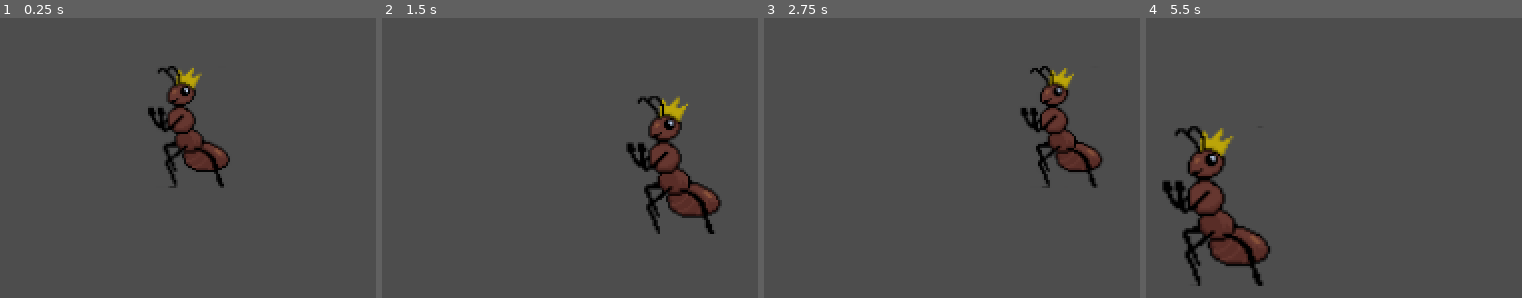
Above: before the commit, frames 1-4 (left to right).
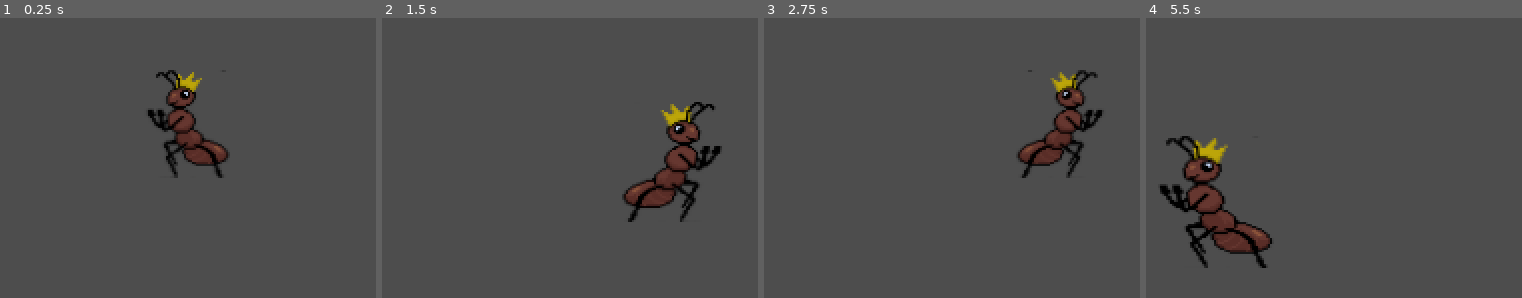
Above: after the commit, the same moments.

Repository: OsmanAlec/Anterric
Game: Godot game, scene res://scenes/player.tscn
The game is run twice, just before and just after one commit, with the same random seed, the same clock (stepped at 60 frames per second) and the same inputs.
Inputs (mouse positions are in pixels of both pictures, inside the frame that each line leads up to):
- Up to frame 1 (0.25 s): no input
- Up to frame 2 (1.5 s): tap Enter (ui_accept) at 0.5, 0.77 s; move the mouse to (outside the picture) at 0.52 s; hold Right (ui_right) 0.53-1.28 s; tap Space (dash) at 0.6 s; move the mouse to (outside the picture) at 1.27 s; hold Down (ui_down) from 1.28 s (still down); click (outside the picture) at 1.35 s
- Up to frame 3 (2.75 s): tap Enter (ui_accept) at 1.52 s; move the mouse to (outside the picture) at 2.02 s; release Down (ui_down) at 2.03 s; hold Right (ui_right) from 2.03 s (still down); tap Space (dash) at 2.1 s
- Up to frame 4 (5.5 s): move the mouse to (1270, 191) at 2.77 s; release Right (ui_right) at 2.78 s; hold Up (ui_up) 2.78-3.53 s; click (1270, 191) at 2.85 s; tap Enter (ui_accept) at 3.02, 3.77, 4.52, 5 s; move the mouse to (outside the picture) at 3.52 s; hold Left (ui_left) 3.53-5.03 s; tap Space (dash) at 3.6, 5.1 s; move the mouse to (outside the picture) at 4.27 s; click (outside the picture) at 4.35 s; move the mouse to (1397, 48) at 5.02 s; hold Down (ui_down) from 5.03 s (still down)

The runs differ from the first frame. In frame 1, 2.1% of the frame differs, in the area x 39-62%, y 17-61%; in frame 2, 6.3%, in the area x 63-91%, y 27-78%; in frame 3, 4.7%; in frame 4, 5.1%.

Commit message:
added directinal flipping in the animations

Diff:
--- a/placeholder/scenes/player.tscn
+++ b/placeholder/scenes/player.tscn
@@ -1,22 +1,34 @@
-[gd_scene load_steps=4 format=3 uid="uid://b1bfg04b8ycqf"]
+[gd_scene load_steps=5 format=3 uid="uid://b1bfg04b8ycqf"]
 
 [ext_resource type="Script" path="res://scripts/player.gd" id="1_2rwgt"]
 [ext_resource type="Texture2D" uid="uid://clbey6h85woxo" path="res://art/characters/queen_ant.png" id="2_nnesa"]
 
-[sub_resource type="BoxShape3D" id="BoxShape3D_xmtt7"]
-size = Vector3(0.474354, 0.74469, 0.463379)
+[sub_resource type="CapsuleShape3D" id="CapsuleShape3D_7krk7"]
+radius = 0.233374
+height = 0.768287
+
+[sub_resource type="SpriteFrames" id="SpriteFrames_kgdfr"]
+animations = [{
+"frames": [{
+"duration": 1.0,
+"texture": ExtResource("2_nnesa")
+}],
+"loop": true,
+"name": &"idle",
+"speed": 5.0
+}]
 
 [node name="Player" type="CharacterBody3D"]
 script = ExtResource("1_2rwgt")
 
-[node name="Sprite3D" type="Sprite3D" parent="."]
+[node name="CollisionShape3D" type="CollisionShape3D" parent="."]
+transform = Transform3D(1, 0, 0, 0, 1, 0, 0, 0, 1, 0.0262854, 0.334971, 0)
+shape = SubResource("CapsuleShape3D_7krk7")
+
+[node name="Animations" type="AnimatedSprite3D" parent="."]
 transform = Transform3D(1, 0, 0, 0, 1, 0, 0, 0, 1, 0, 0.3, 0)
-billboard = 1
-texture = ExtResource("2_nnesa")
-
-[node name="CollisionShape3D" type="CollisionShape3D" parent="."]
-transform = Transform3D(1, 0, 0, 0, 1, 0, 0, 0, 1, 0, 0.4, 0)
-shape = SubResource("BoxShape3D_xmtt7")
+sprite_frames = SubResource("SpriteFrames_kgdfr")
+animation = &"idle"
 
 [node name="dash_timer" type="Timer" parent="."]
 wait_time = 0.2
--- a/placeholder/scripts/player.gd
+++ b/placeholder/scripts/player.gd
@@ -7,6 +7,7 @@
 var dashing = false
 var canDash = true
 var currentAttack = false
+var state:String = "idle"
 
 func player_movement(direction, delta):
 
@@ -35,14 +36,17 @@
 
 	if Input.is_action_pressed("ui_right"):
 		direction.x += 1
+		$Animations.set_flip_h(true)
 	if Input.is_action_pressed("ui_left"):
 		direction.x -= 1
+		$Animations.set_flip_h(false)
 	if Input.is_action_pressed("ui_down"):
 		direction.z += 1
 	if Input.is_action_pressed("ui_up"):
 		direction.z -= 1
 
 	player_movement(direction, delta)
+	$Animations.play(state)
 
 	move_and_slide()
 
Not shown: 2 places in placeholder/meshlibrary.tres that only renumber resources
